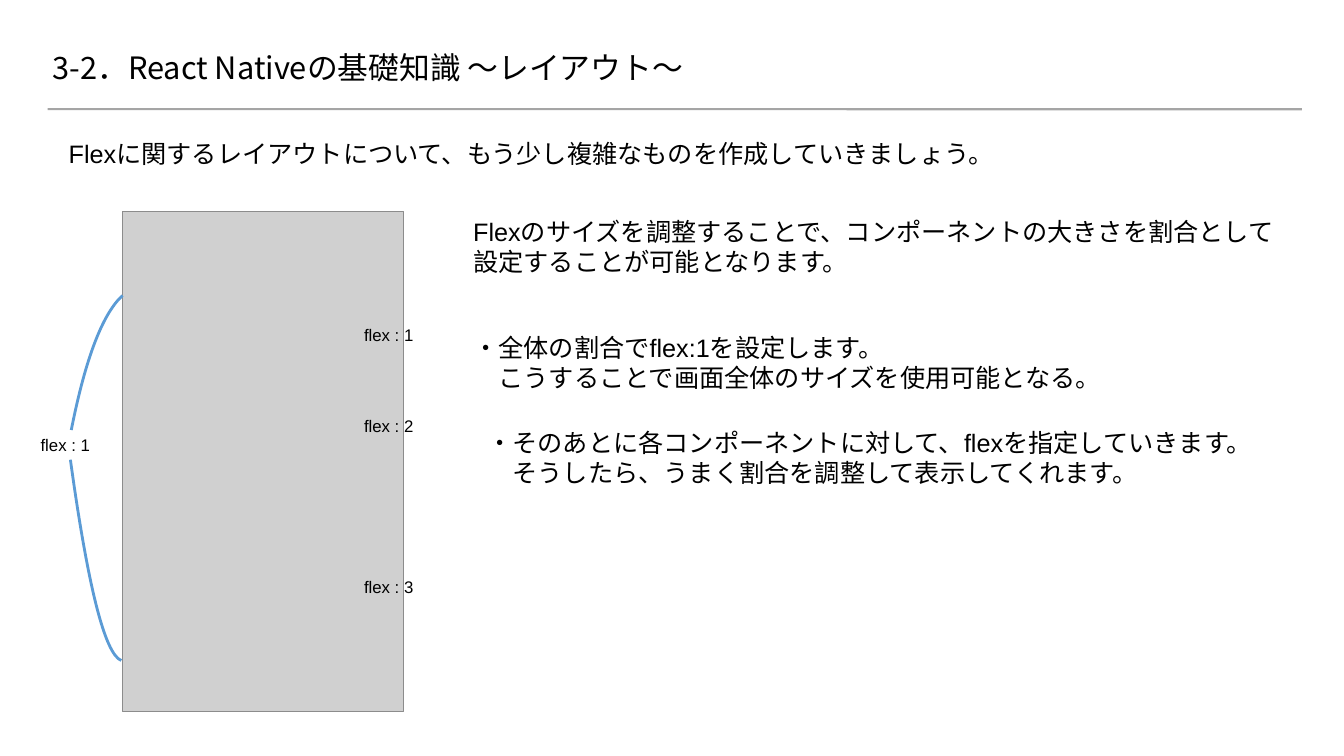
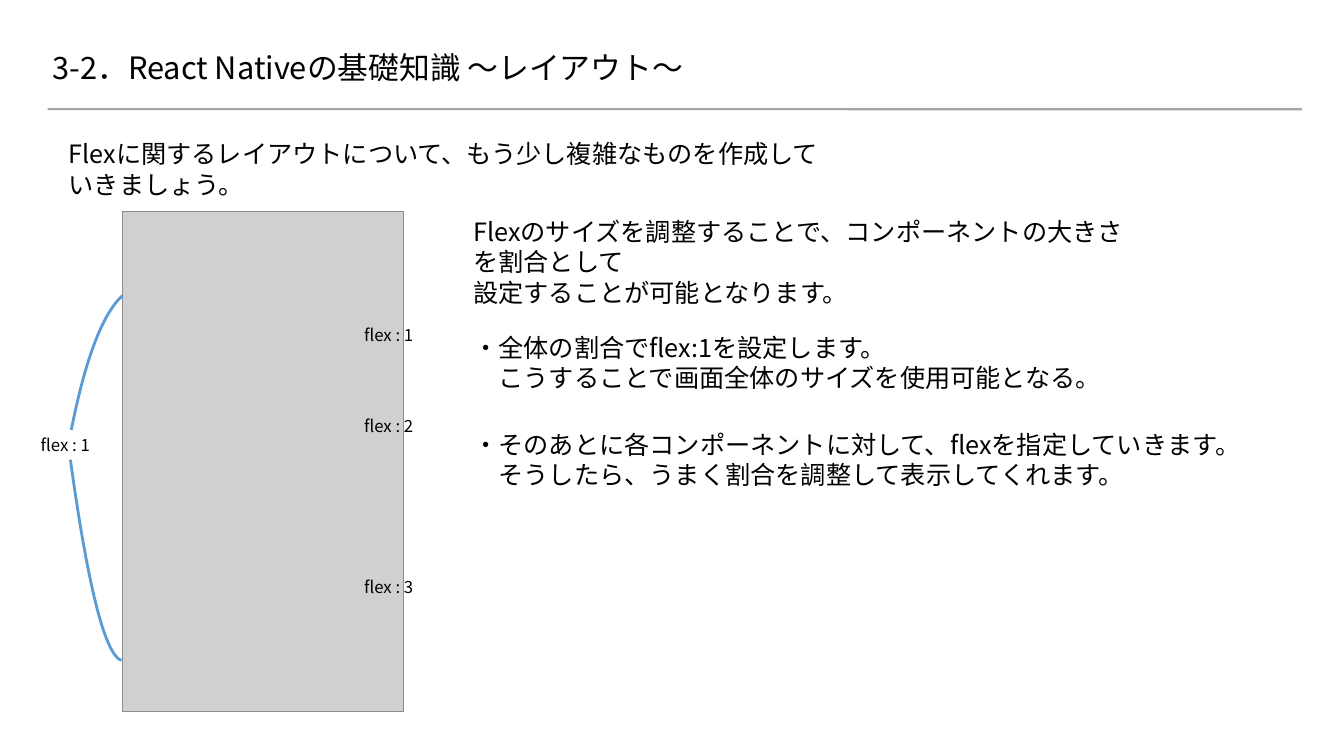
Before and after one commit to 2018SYSTEMI34/diary, a slide deck: slide 12 of doc/02_SlideShare/01.ネタ/３_ReactNative基礎知識/react-native.pptx. Drawn at 1344x756 pixels with LibreOffice and Linux fonts; fonts in the diff are those of the drawing; grey boxes stand for pictures; background and template pictures are left out. Boxes give left, top, right and bottom in pixels: in the first picture for what was removed or moved away, otherwise in the second. Text is boxed around its words. In the diff, an @@ line names an element or a change of style, - is before the commit and + after.

Commit message:
Windowsでのずれを修正する。

```diff
--- a/doc/02_SlideShare/01.ネタ/３_ReactNative基礎知識/react-native.pptx
+++ b/doc/02_SlideShare/01.ネタ/３_ReactNative基礎知識/react-native.pptx
@@ font Arial to Noto Sans CJK JP in 8 elements at bbox=[473, 335, 1100, 389], bbox=[473, 432, 1240, 486], bbox=[364, 579, 413, 594], bbox=[41, 437, 90, 451], bbox=[364, 327, 413, 341], bbox=[364, 418, 413, 432], bbox=[69, 141, 818, 196], bbox=[473, 219, 1123, 304] @@
@@ text "・そのあとに各コンポーネントに対して、flexを指定していきます。": place and size @@
-text "・そのあとに各コンポーネントに対して、flexを指定していきます。" at bbox=[487, 430, 1252, 484]
+text "・そのあとに各コンポーネントに対して、flexを指定していきます。" at bbox=[473, 432, 1240, 486]
```
Also in this commit, not shown: 14 other slides changed, 1 slide removed.
